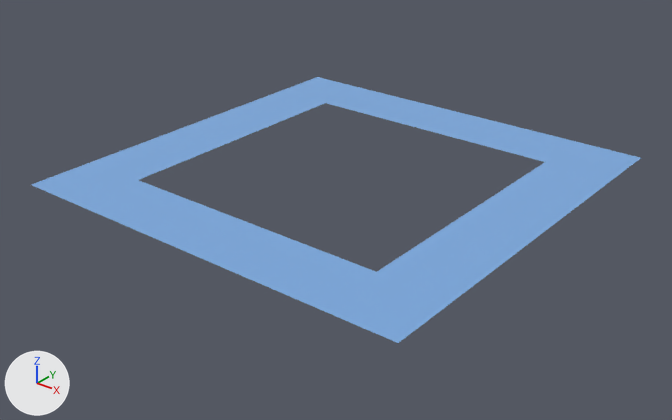
A saved change to the glTF model assets/models/water-swell-far.glb.
Rendered twice from a 50 mm camera at (1865.0, -2387.0, 1313.0) aimed at (10.0, -69.0, -124.0). Every picture has the same lights, and +X, +Y and +Z are marked at lower left. The first picture is the older version.

Names of what the first picture shows: 'SwellFar'.
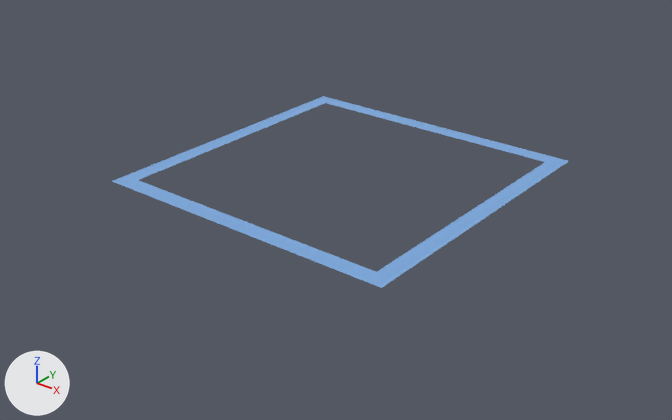
Boxes [x1, y1, x2, y2] around the edits, measured in the pictures (672 x 420 px):
```json
{"object": "SwellFar", "change": "reshaped", "before": [32, 77, 641, 343], "after": [112, 96, 569, 288], "on screen": "25% narrower, 28% shorter"}
{"part": 1, "of": "me_swellfar", "change": "deleted", "before": [32, 77, 641, 343], "on screen": "blue"}
```

The change, as JSON lines over the scene's bpy script:
```json
{"block": "me_swellfar", "where": "# used by ob_swellfar; location = (0.0, 0.0, 0.0)"}
{"op": "remove", "block": "me_swellfar", "code": "me_swellfar.from_pydata(...)  # 464 vertices, 704 faces; spans x -768.0..768.0, y -768.0..768.0, z 0.0"}
{"op": "add", "block": "me_swellfar", "code": "me_swellfar.from_pydata(...)  # 200 vertices, 200 faces; spans x -576.0..576.0, y -576.0..576.0, z 0.0"}
{"block": "me_swellfar", "change": "me_swellfar part 1"}
{"block": "me_swellfar", "change": "264 vertices are removed from x -768.0..768.0, y -768.0..768.0, z 0.0"}
{"block": "me_swellfar", "change": "504 faces are deleted"}
```
